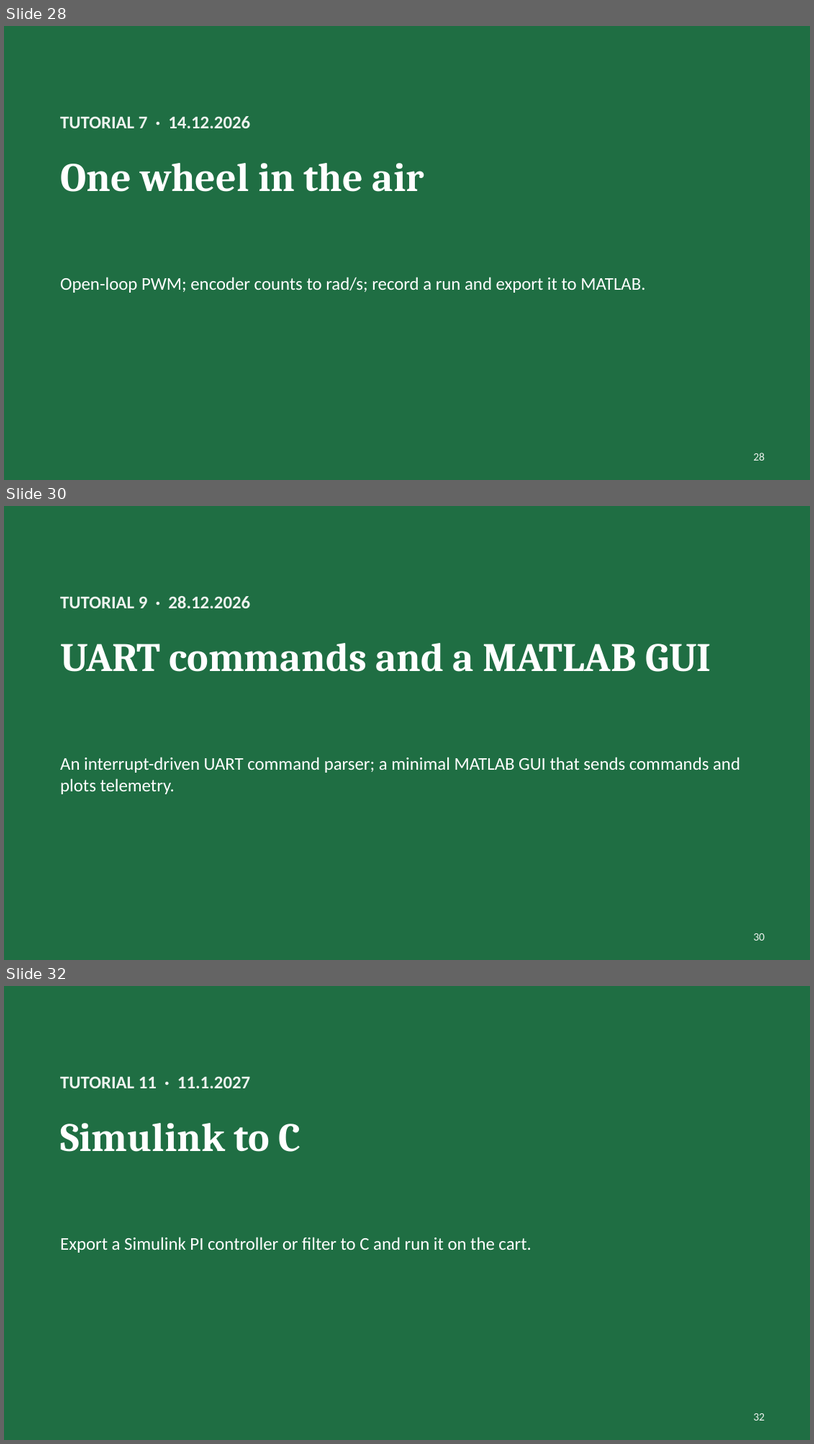
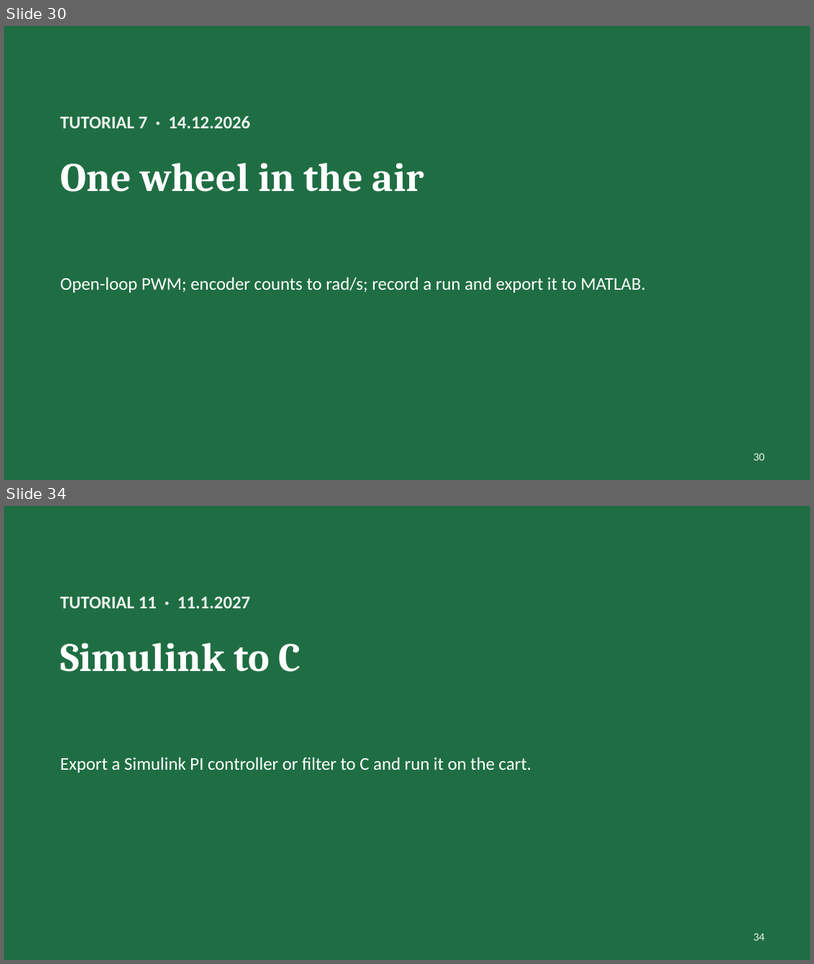
Before and after one commit to Yohai-ack/MP, a slide deck: tutorials/MP_tutorials_2026.pptx. Shown one above the other, each under a label of ours: slides 28, 30 and 32 before the commit, slides 30 and 34 after it; the slides between them are not shown. The pictures are 814x1444 and 814x964 pixels, drawn with LibreOffice and Linux fonts; fonts in the diff are those of the drawing. Boxes give left, top, right and bottom in pixels: in the first picture for what was removed or moved away, otherwise in the second. Text is boxed around its words. In the diff, an @@ line names an element or a change of style, - is before the commit and + after.

```diff
--- a/tutorials/MP_tutorials_2026.pptx
+++ b/tutorials/MP_tutorials_2026.pptx
@@ slide 30 removed at [4,506,810,960], background #1F6E43 @@
@@ text removed at [60,596,250,608] @@
-TUTORIAL 9 · 28.12.2026
@@ title removed at [60,643,712,672] @@
-UART commands and a MATLAB GUI
@@ text removed at [60,757,741,794] @@
-An interrupt-driven UART command parser; a minimal MATLAB GUI that sends commands and plots telemetry.
@@ page number removed at [754,933,765,940] @@
-30
@@ what was slide 28 is now slide 30 @@
@@ page number at [754,453,765,460]: text changed @@
-28
+30
@@ what was slide 32 is now slide 34 @@
@@ page number at [754,933,765,940]: text changed @@
-32
+34
```
Also in this commit, not shown: 6 slides changed, 4 slides added, 1 other slide removed, 3 other files.
